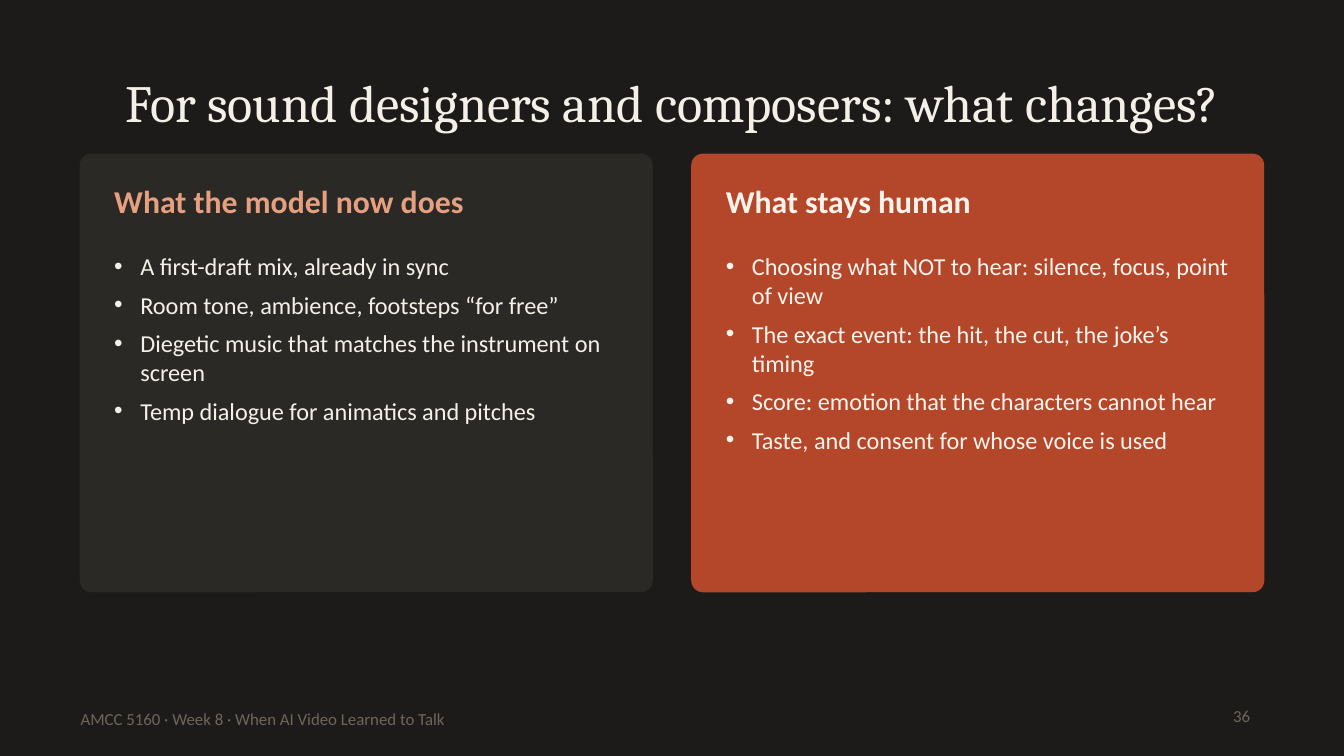
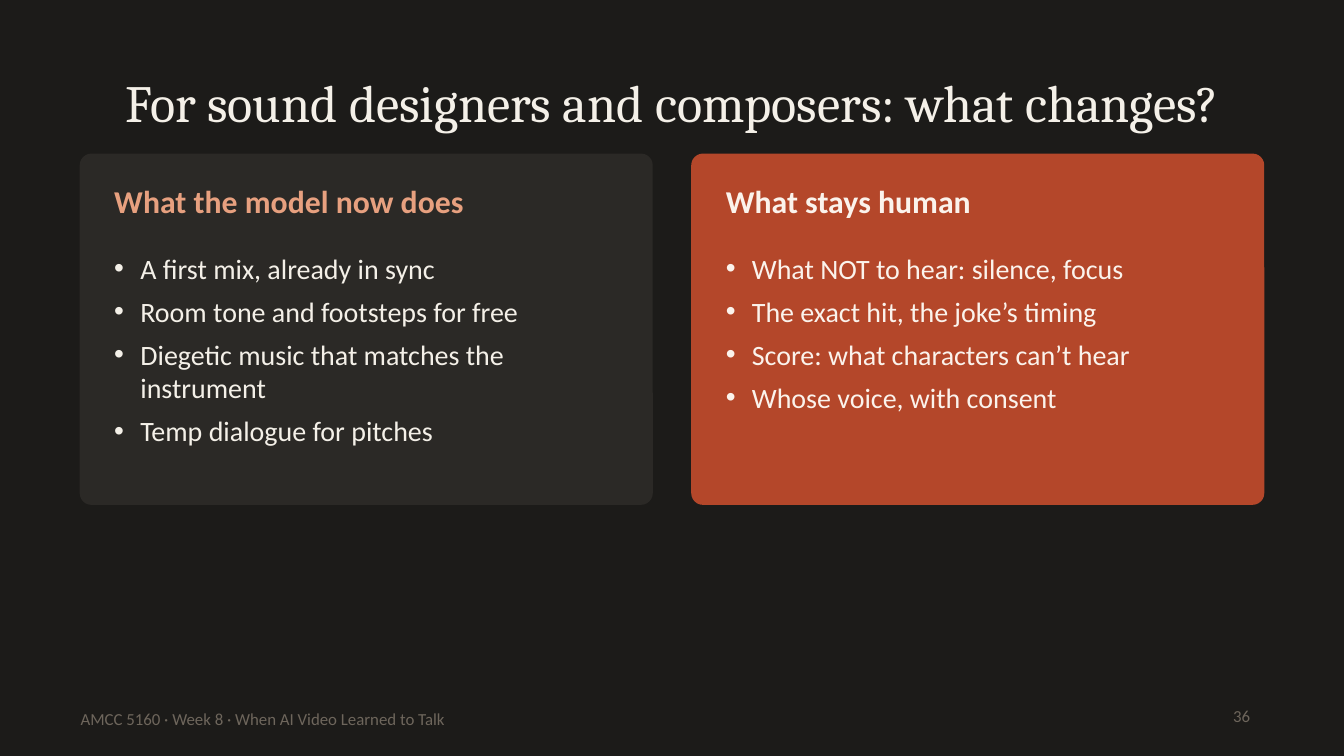
Before and after one commit to leehomyc/leehomyc.github.io, a slide deck: slide 36 of amcc5160/lecture-08/downloads/Lecture08_Slides.pptx. Drawn at 1344x756 pixels with LibreOffice and Linux fonts; fonts in the diff are those of the drawing. Boxes give left, top, right and bottom in pixels: in the first picture for what was removed or moved away, otherwise in the second. Text is boxed around its words. In the diff, an @@ line names an element or a change of style, - is before the commit and + after.

```diff
--- a/amcc5160/lecture-08/downloads/Lecture08_Slides.pptx
+++ b/amcc5160/lecture-08/downloads/Lecture08_Slides.pptx
@@ rounded rectangle: place and size @@
-rounded rectangle at [81,155,652,591]
+rounded rectangle at [81,155,652,504]
@@ rounded rectangle at [81,155,652,504]: proportions changed @@
@@ rounded rectangle at [692,155,1263,504]: proportions changed @@
@@ rounded rectangle: place and size @@
-rounded rectangle at [692,155,1263,591]
+rounded rectangle at [692,155,1263,504]
@@ text at [140,259,518,446]: text changed; size 13 to 15 pt @@
-• A first-draft mix, already in sync
-• Room tone, ambience, footsteps “for free”
-• Diegetic music that matches the instrument on screen
-• Temp dialogue for animatics and pitches
+• A first mix, already in sync
+• Room tone and footsteps for free
+• Diegetic music that matches the instrument
+• Temp dialogue for pitches
@@ text at [752,259,1130,412]: text changed; size 13 to 15 pt @@
-• Choosing what NOT to hear: silence, focus, point of view
-• The exact event: the hit, the cut, the joke’s timing
-• Score: emotion that the characters cannot hear
-• Taste, and consent for whose voice is used
+• What NOT to hear: silence, focus
+• The exact hit, the joke’s timing
+• Score: what characters can’t hear
+• Whose voice, with consent
```
Also in this commit, not shown: 30 other slides changed, 1 slide added, 1 slide removed, 39 other files.
